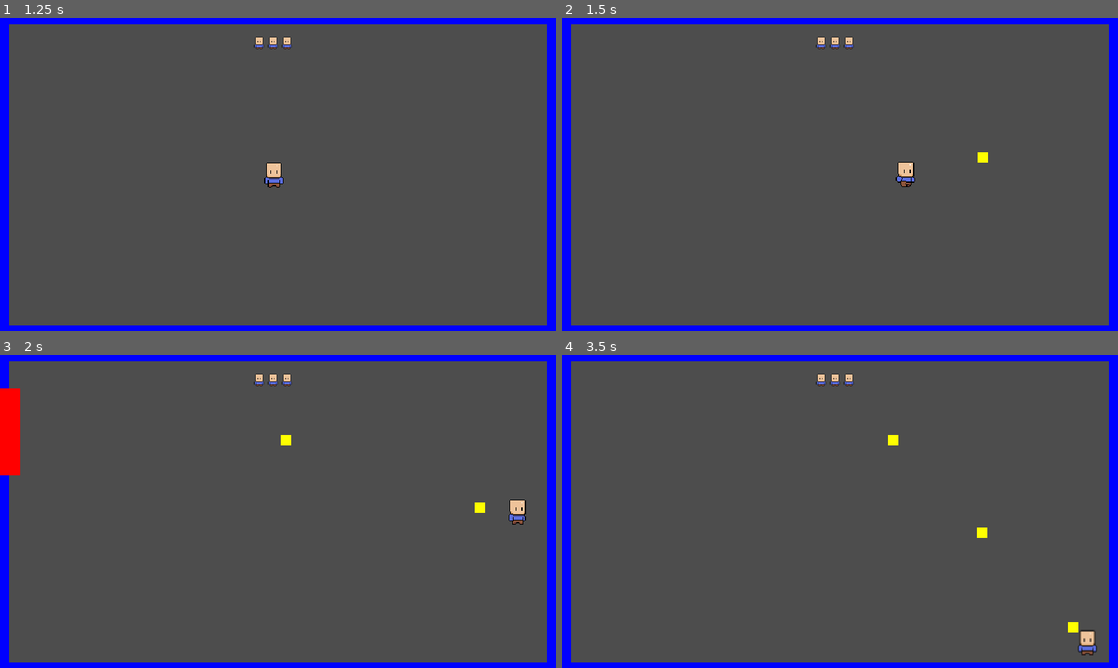
Above: before the commit, frames 1-4 (two rows, left to right).
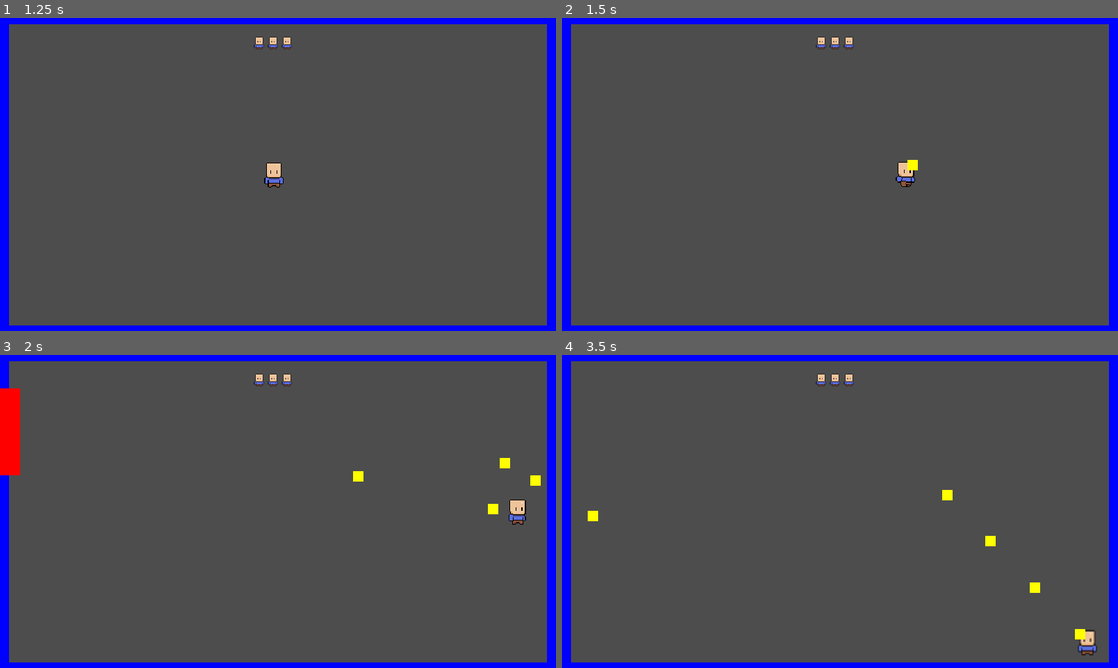
Above: after the commit, the same moments.

Repository: KDing0/GGJGodot
Game: Godot game, scene res://Misc/GameManager.tscn
The game is run twice, just before and just after one commit, with the same random seed, the same clock (stepped at 60 frames per second) and the same inputs. The engine's default icon, where the game draws it, is replaced by a stand-in: a white triangle on a blue panel in a dark square.
Inputs (mouse positions are in pixels of both pictures, inside the frame that each line leads up to):
- Up to frame 1 (1.25 s): click "Start Game" at 0.5 s
- Up to frame 2 (1.5 s): tap Enter at 1.25 s; move the mouse to (962, 158) at 1.27 s; press the mouse at (962, 158) at 1.28 s; hold Right (player_right) from 1.28 s (still down)
- Up to frame 3 (2 s): keep holding Right (player_right)
- Up to frame 4 (3.5 s): move the mouse to (728, 527) at 2.02 s; release Right (player_right) at 2.03 s; release the mouse at (728, 527) at 2.03 s; hold Down (player_down) 2.03-2.78 s; click (728, 527) at 2.1 s; move the mouse to (895, 442) at 2.77 s; press the mouse at (895, 442) at 2.78 s; hold Right (player_right) from 2.78 s (still down)

Frame 1 is identical in both runs. In frame 2, 0.1% of the frame differs, in the area x 62-77%, y 42-49%; in frame 3, 0.4%; in frame 4, 0.5%, in the area x 4-95%, y 25-91%.

Commit message:
delete enemy when hit with bullet

Diff:
--- a/src/Bullets/Bullet.gd
+++ b/src/Bullets/Bullet.gd
@@ -6,7 +6,6 @@
 	self.body_entered.connect(_on_Bullet_body_entered)
 
 func _on_Bullet_body_entered(body):
-	# Check if the bullet has collided with a wall
 	var collisionLayer = body.get_collision_layer()
 	if collisionLayer == 1:
-		queue_free()  # Remove the bullet from the scene upon collision with a wall):
+		queue_free()
--- a/src/Enemy/Enemy.gd
+++ b/src/Enemy/Enemy.gd
@@ -19,6 +19,16 @@
 
 	self.rotates = false
 	self.loop = false
+
+func _ready():
+	$Area2D.body_entered.connect(_on_Bullet_entered)
+
+func _on_Bullet_entered(body):
+	var collisionLayer = body.get_collision_layer()
+	if collisionLayer == 16:
+		# Bullet Hit Enemy
+		body.queue_free()
+		queue_free()
 
 
 func _process(delta):
--- a/src/Enemy/enemy.tscn
+++ b/src/Enemy/enemy.tscn
@@ -17,7 +17,7 @@
 [node name="Area2D" type="Area2D" parent="."]
 position = Vector2(-1, -2)
 collision_layer = 4
-collision_mask = 15
+collision_mask = 31
 
 [node name="CollisionShape2D" type="CollisionShape2D" parent="Area2D"]
 shape = SubResource("CapsuleShape2D_161ag")
--- a/src/Player/player.gd
+++ b/src/Player/player.gd
@@ -6,7 +6,7 @@
 ##TODO add animation
 
 const SPEED = 400.0
-var BULLETSPEED = 1000  # Adjust this value to control the bullet speed
+var BULLETSPEED = 500  # Adjust this value to control the bullet speed
 var FIRERATE = 0.2
 @onready var sprite = $AnimatedSprite2D
 
Not shown: 1 places in src/Player/player.tscn that only renumber resources
